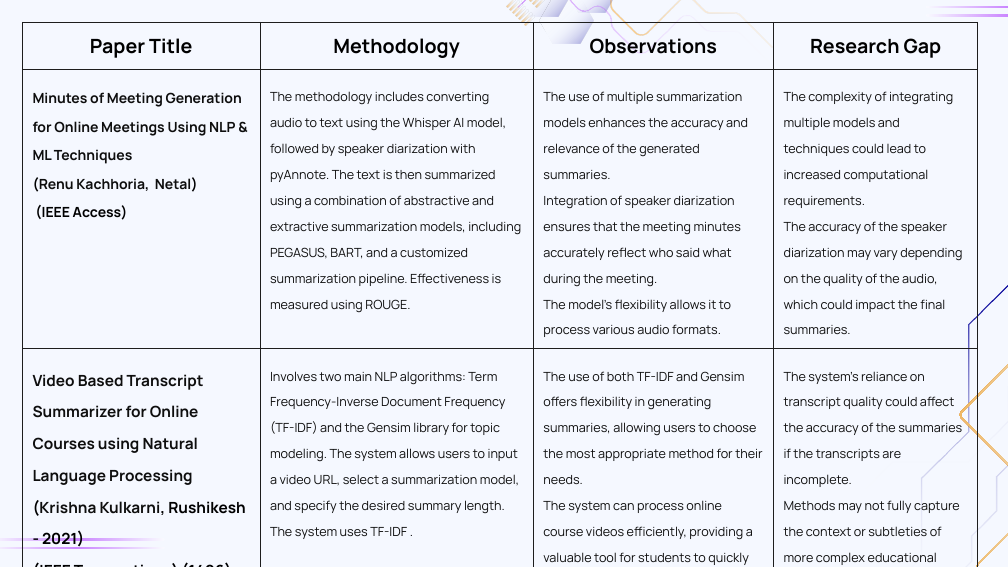
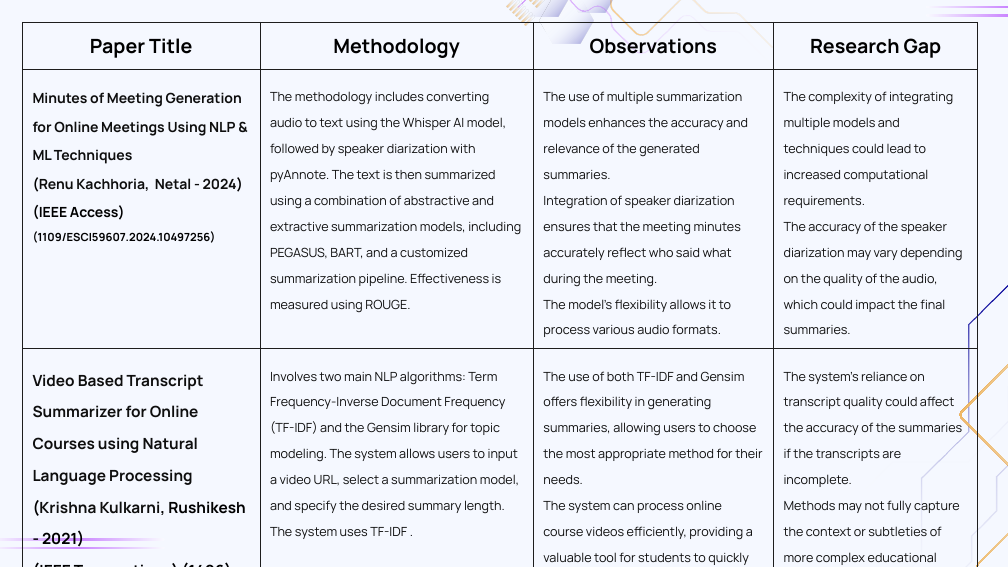
Before and after one commit to ramzanshareef/major-project, a slide deck: slide 8 of 202.pptx. Drawn at 1008x567 pixels with LibreOffice and Linux fonts; fonts in the diff are those of the drawing; background and template pictures are left out. Boxes give left, top, right and bottom in pixels: in the first picture for what was removed or moved away, otherwise in the second. Text is boxed around its words. In the diff, an @@ line names an element or a change of style, - is before the commit and + after.

```diff
--- a/202.pptx
+++ b/202.pptx
@@ table at <box>22,22,978,567</box> @@
-row 2, column 1: Minutes of Meeting Generation for Online Meetings Using NLP & ML Techniques / (Renu Kachhoria, Netal) / (IEEE Access)
+row 2, column 1: Minutes of Meeting Generation for Online Meetings Using NLP & ML Techniques / (Renu Kachhoria, Netal - 2024)(IEEE Access) / (1109/ESCI59607.2024.10497256)
```
Also in this commit, not shown: 3 other slides changed, 3 other files.
